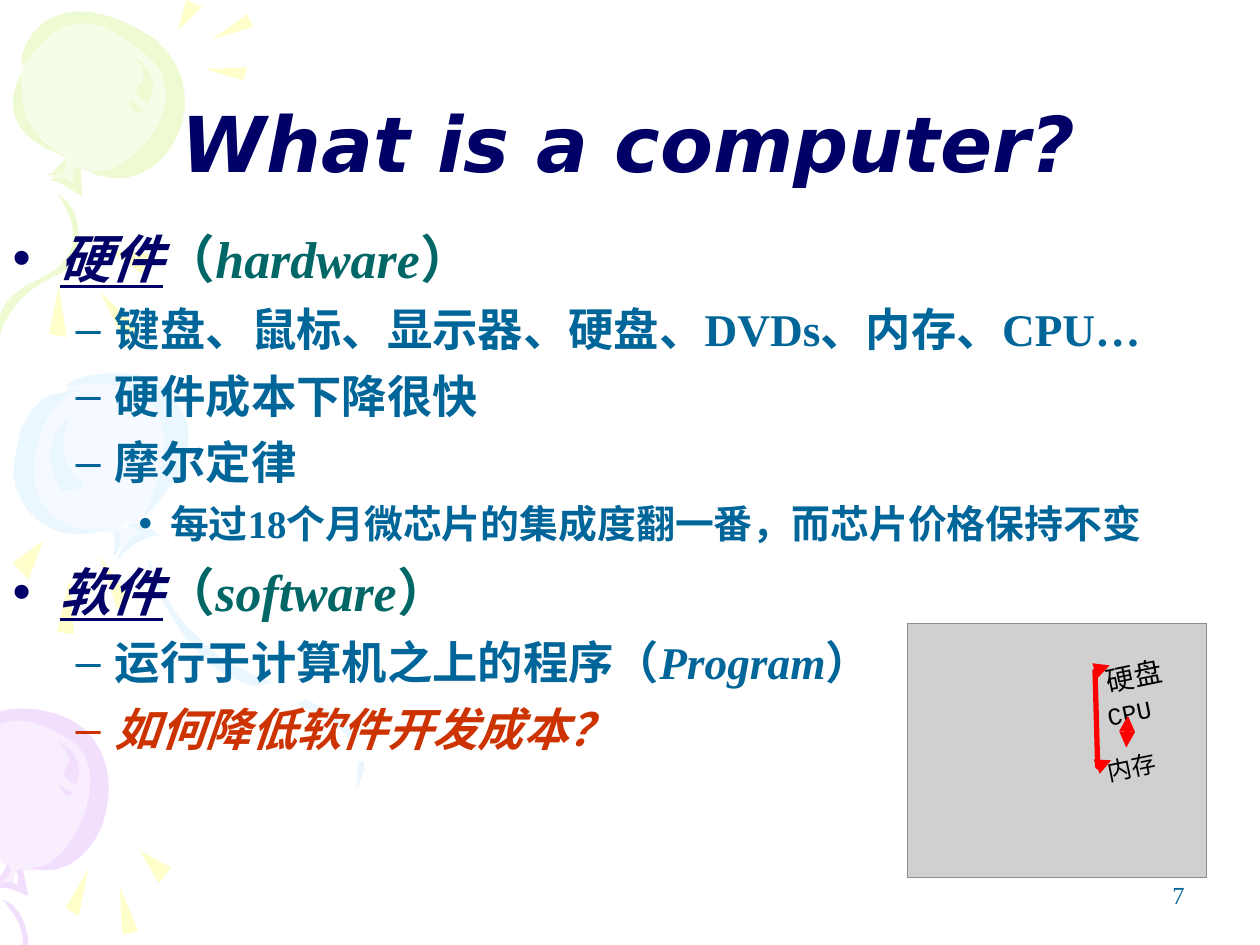
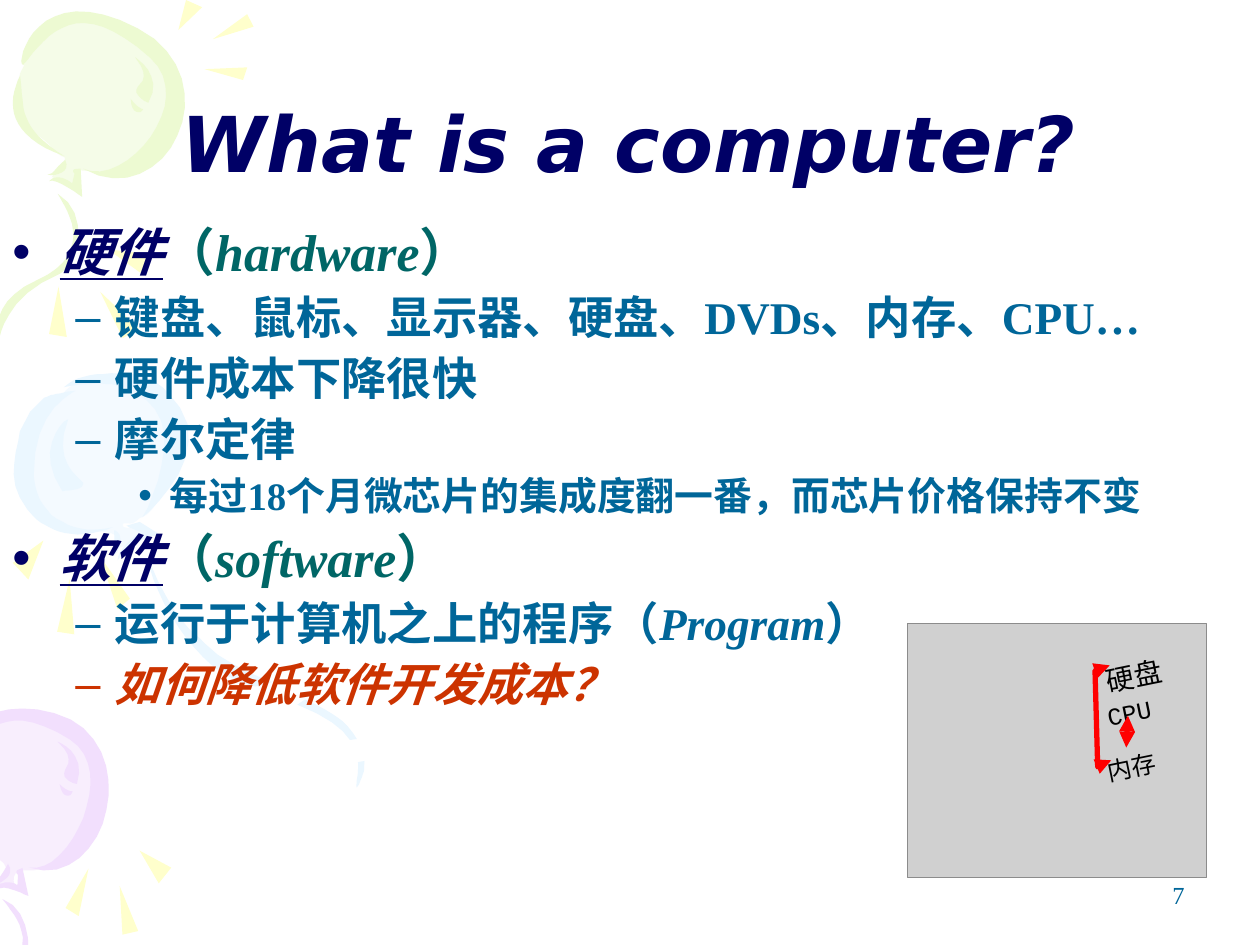
Before and after one commit to chagithub/salary, a slide deck: slide 7 of 第1章 程序设计ABC new.ppt. Drawn at 1260x945 pixels with LibreOffice and Linux fonts; fonts in the diff are those of the drawing; grey boxes stand for pictures. Boxes give left, top, right and bottom in pixels: in the first picture for what was removed or moved away, otherwise in the second. Text is boxed around its words. In the diff, an @@ line names an element or a change of style, - is before the commit and + after.

```diff
--- a/第1章 程序设计ABC new.ppt
+++ b/第1章 程序设计ABC new.ppt
@@ text "硬件（hardware）" at box(60, 215, 1141, 706): line spacing 1 to 0.9 @@
@@ freeform shape at box(117, 558, 296, 696): outline redrawn @@
@@ freeform shape at box(295, 697, 363, 743): outline redrawn @@
```
Also in this commit, not shown: 39 other slides changed, 1 slide added, 1 slide removed.
